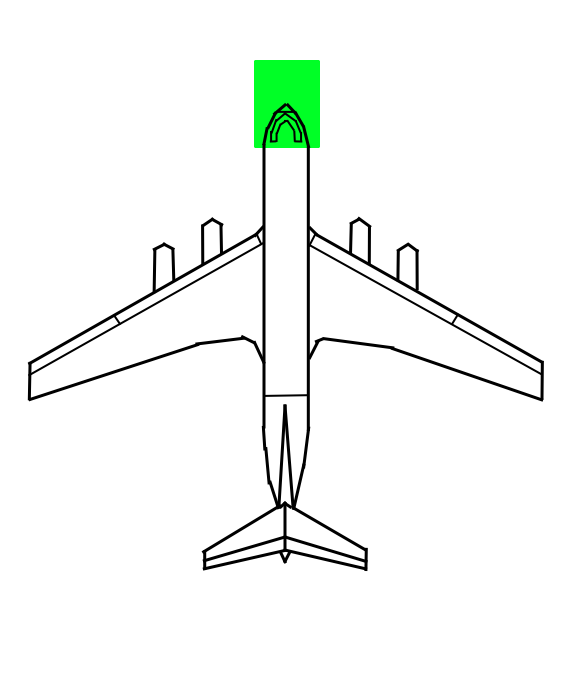
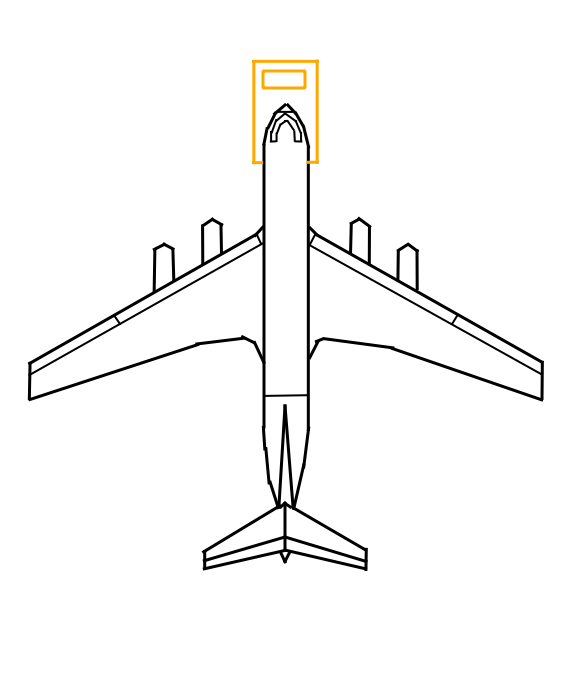
Layer changes from the first 570 x 674 image to the second:
painted on "Vector Layer 3" over left=251, top=59, right=320, bottom=165
painted on "Background" over left=251, top=59, right=320, bottom=165
